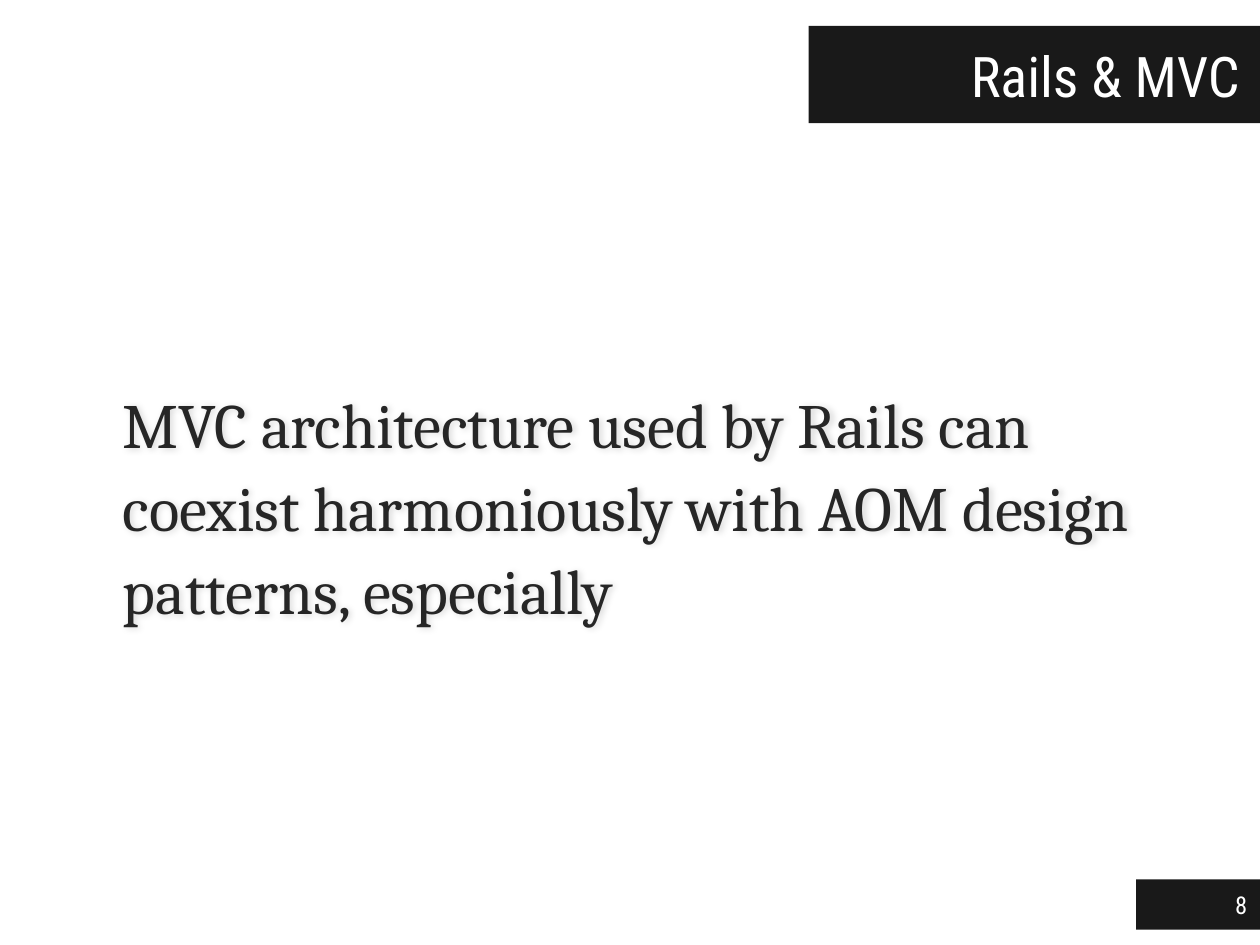
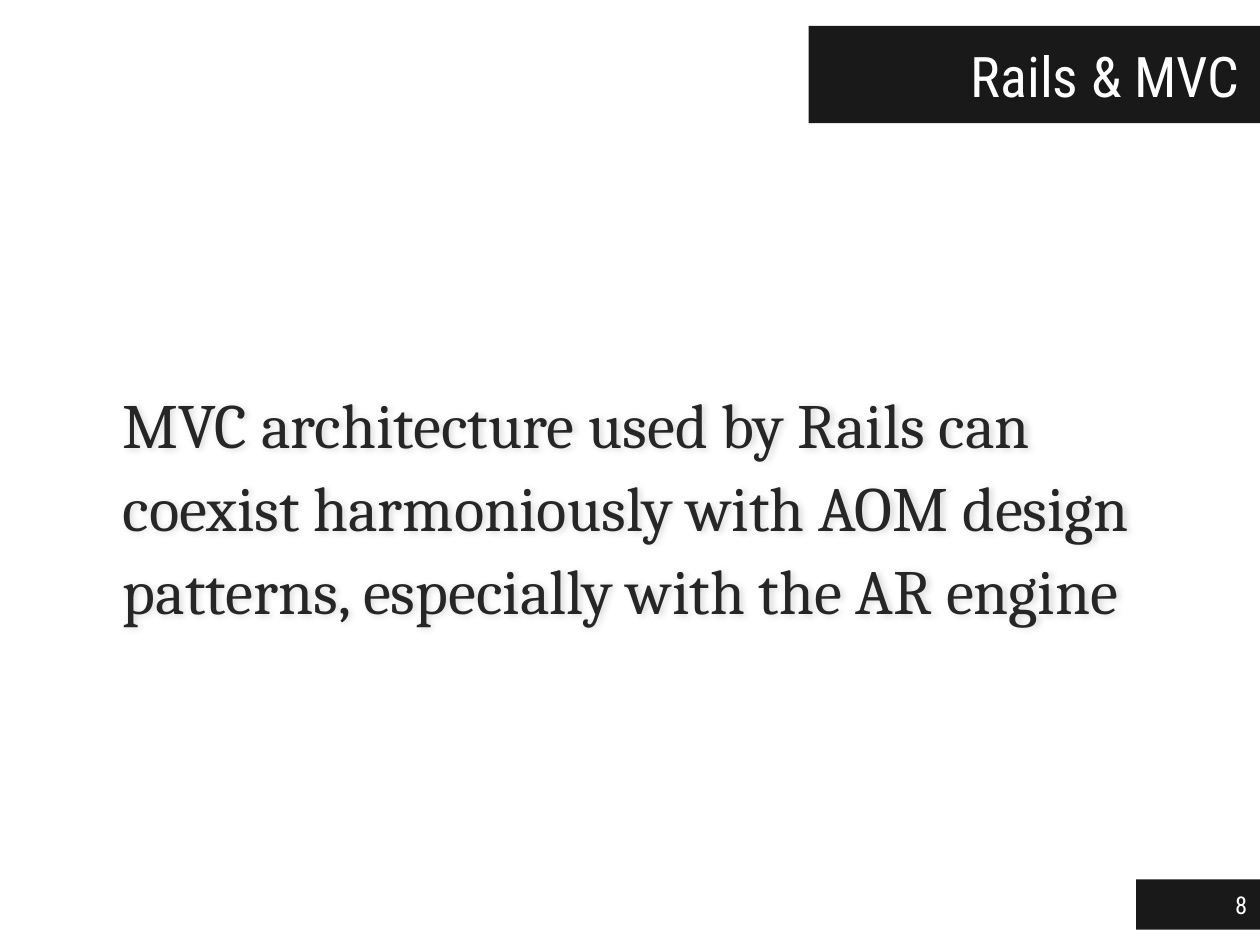
Before and after one commit to jgradim/thesis, a slide deck: slide 8 of presentations/thesis.pptx. Drawn at 1260x945 pixels with LibreOffice and Linux fonts; fonts in the diff are those of the drawing. Boxes give left, top, right and bottom in pixels: in the first picture for what was removed or moved away, otherwise in the second. Text is boxed around its words. In the diff, an @@ line names an element or a change of style, - is before the commit and + after.

```diff
--- a/presentations/thesis.pptx
+++ b/presentations/thesis.pptx
@@ text at <box>123,404,1129,628</box>: text changed @@
-MVC architecture used by Rails can coexist harmoniously with AOM design patterns, especially
+MVC architecture used by Rails can coexist harmoniously with AOM design patterns, especially with the AR engine
```
Also in this commit, not shown: 1 other slide changed, 1 other file.
